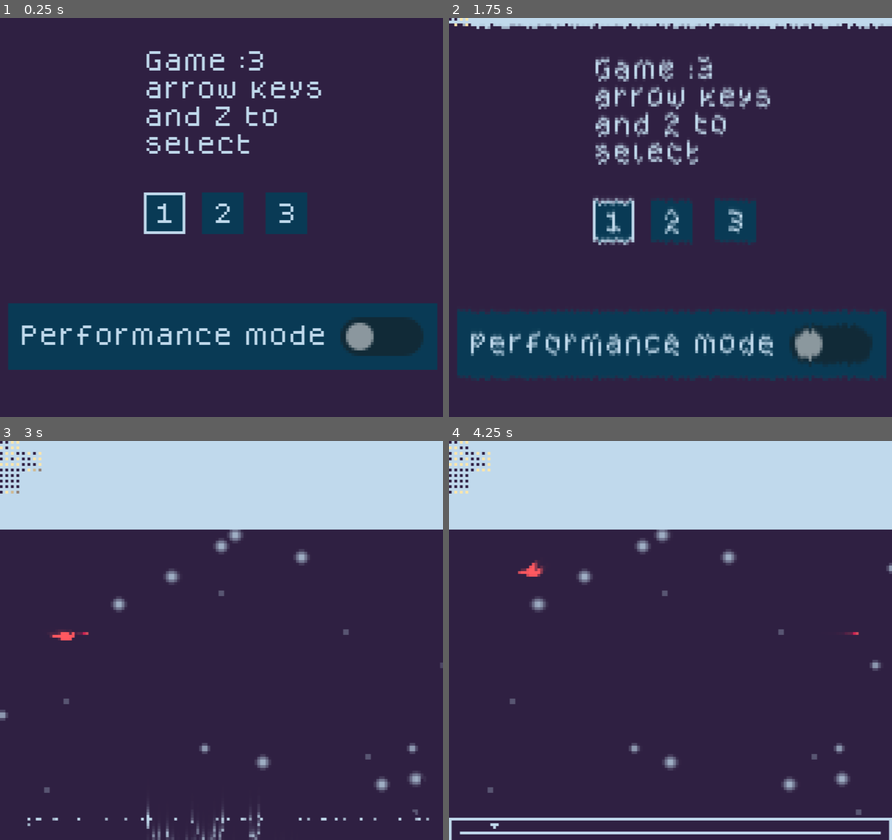
Above: before the commit, frames 1-4 (two rows, left to right).
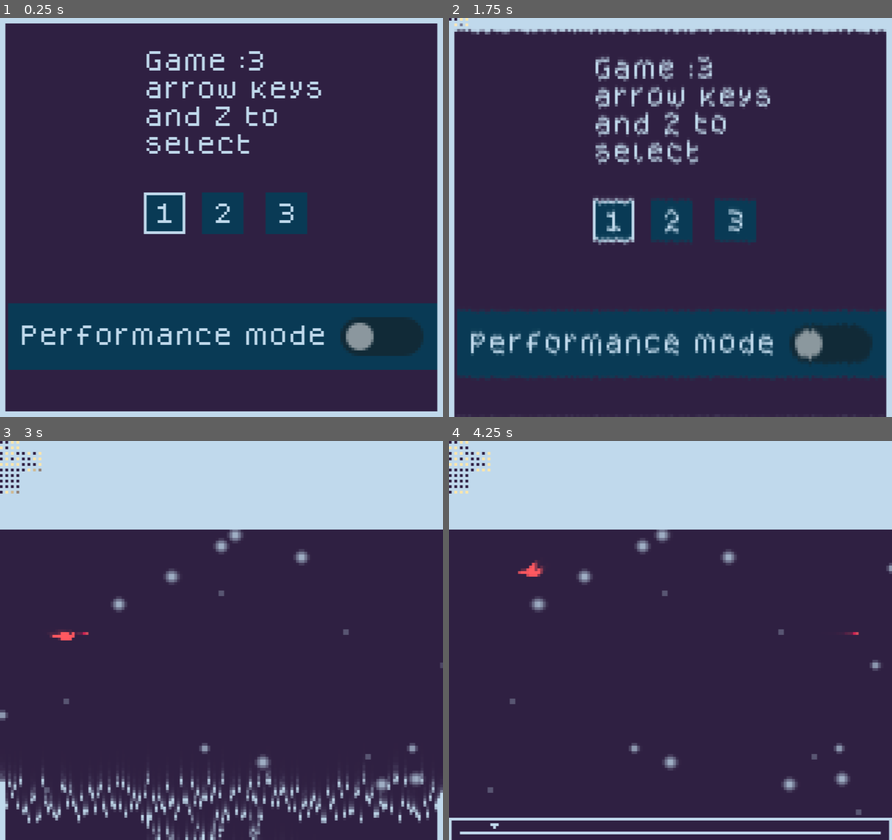
Above: after the commit, the same moments.

Repository: SmallConfusion/Redbird
Game: Godot game, scene res://main/main.tscn
The game is run twice, just before and just after one commit, with the same random seed, the same clock (stepped at 60 frames per second) and the same inputs. Sound files missing from this copy of the repository are replaced by a short silence.
Inputs:
- Up to frame 1 (0.25 s): no input
- Up to frame 2 (1.75 s): tap Enter at 0.5 s; hold Right (Right) 0.53-1.28 s; hold Down (Fall) 0.53-1.28 s; tap Up (Flap) at 0.77, 1.07, 1.52 s; tap Space at 1.25 s; hold Left (Left) from 1.28 s (still down); tap Z (Fire) at 1.35 s
- Up to frame 3 (3 s): tap Up (Flap) at 1.82 s; release Left (Left) at 2.03 s; hold Down (Fall) 2.03-2.78 s; hold Right (Right) from 2.03 s (still down); tap Z (Fire) at 2.85 s
- Up to frame 4 (4.25 s): tap Up (Flap) at 3.02, 3.32, 3.77, 4.07 s; release Right (Right) at 3.53 s; hold Left (Left) from 3.53 s (still down); hold Down (Fall) from 3.53 s (still down)

The runs differ from the first frame. In frame 1, 5.6% of the frame differs, in the area x 0-100%, y 0-100%; in frame 2, 5.7%, in the area x 0-100%, y 1-100%; in frame 3, 4.1%; in frame 4, less than 0.1%.

Commit message:
tweaked visuals

Diff:
--- a/menu/menu.tscn
+++ b/menu/menu.tscn
@@ -12,11 +12,24 @@
 offset_bottom = 144.0
 script = ExtResource("1_xhay3")
 
+[node name="ColorRect2" type="ColorRect" parent="."]
+layout_mode = 1
+anchors_preset = 15
+anchor_right = 1.0
+anchor_bottom = 1.0
+grow_horizontal = 2
+grow_vertical = 2
+color = Color(0.745098, 0.843137, 0.913725, 1)
+
 [node name="ColorRect" type="ColorRect" parent="."]
 layout_mode = 1
 anchors_preset = 15
 anchor_right = 1.0
 anchor_bottom = 1.0
+offset_left = 2.0
+offset_top = 2.0
+offset_right = -2.0
+offset_bottom = -2.0
 grow_horizontal = 2
 grow_vertical = 2
 color = Color(0.184314, 0.12549, 0.254902, 1)
--- a/vfx/screen_transition.gdshader
+++ b/vfx/screen_transition.gdshader
@@ -27,7 +27,7 @@
 	if (t >= anim_time) {
 		COLOR = CLEAR;
 	} else {
-		float new_t = t / anim_time * (rand(vec2(UV.x)) * 0.2 + 1.0);
+		float new_t = t / anim_time * (rand(vec2(UV.x)) * 0.15 + 1.0);
 		new_t = clamp(new_t, 0, 1);
 
 		vec2 uv = UV + vec2(0, -cubicEase(new_t));
